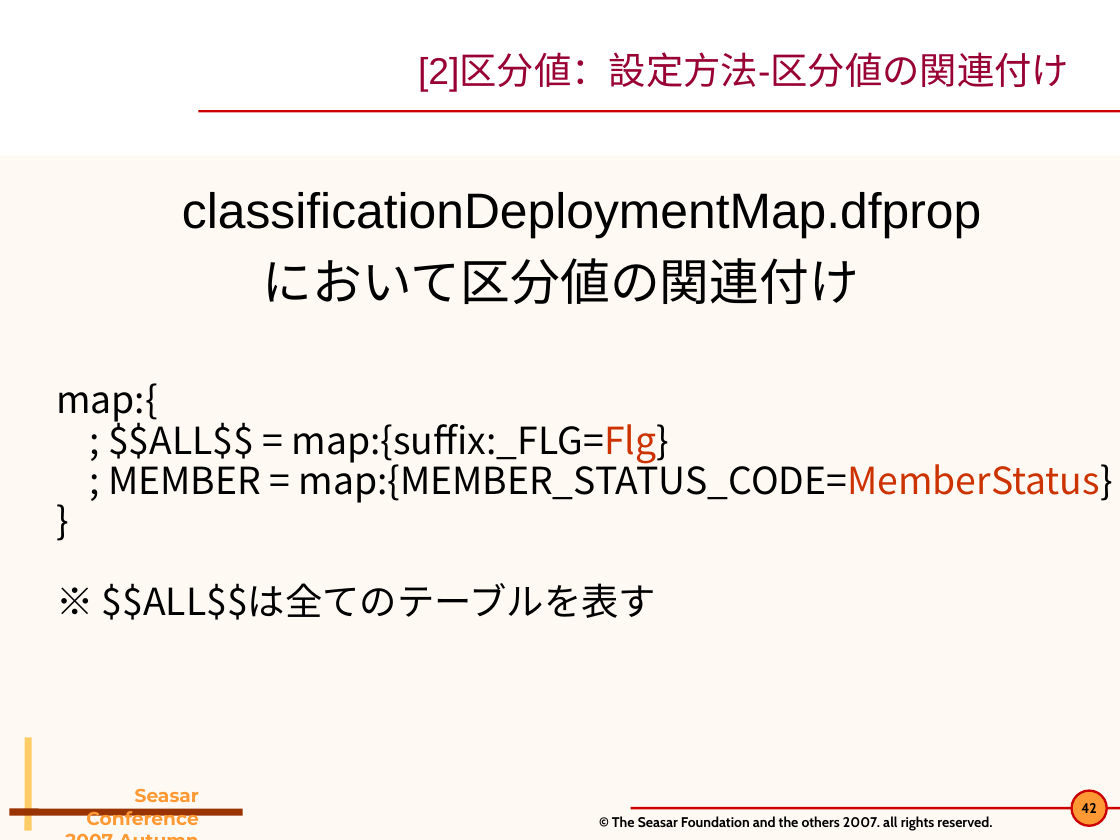
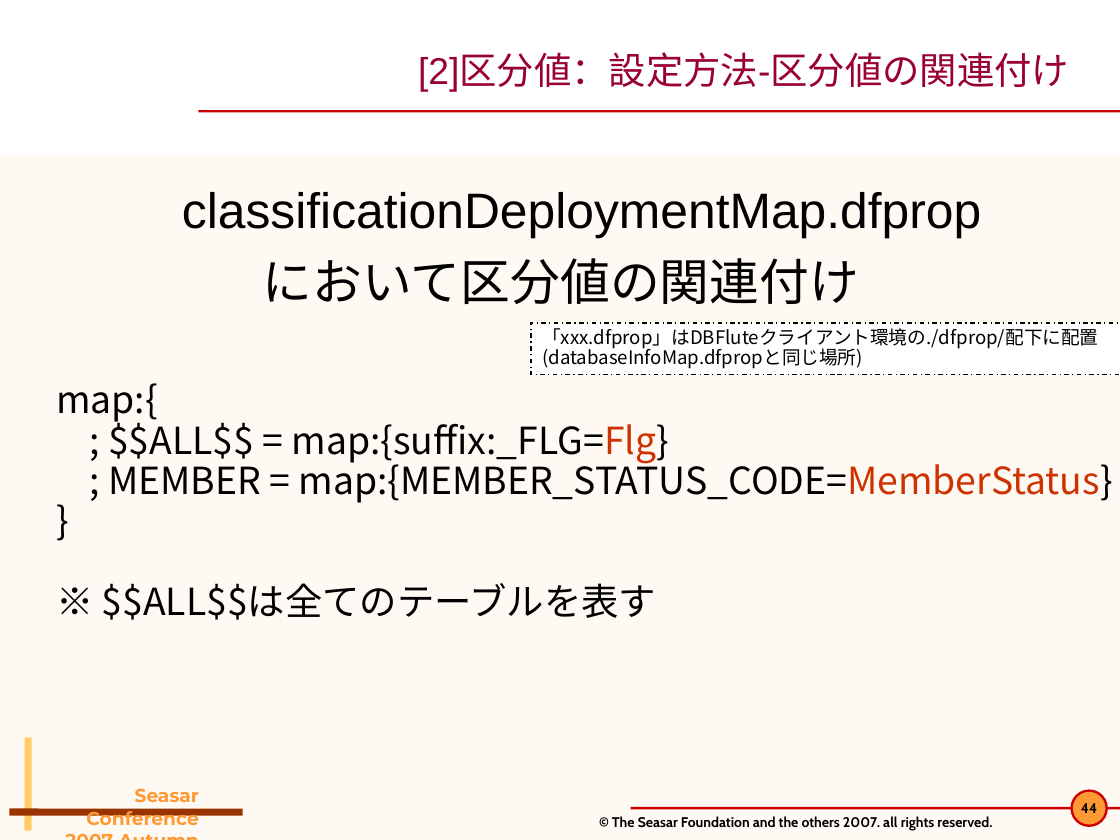
Before and after one commit to seasarorg/dbflute, a slide deck: slide 44 of dbflute/etc/doc/pres/sc2007a_2-DBFlute.ppt (slide 42 before the commit). Drawn at 1120x840 pixels with LibreOffice and Linux fonts; fonts in the diff are those of the drawing; background and template pictures are left out. Boxes give left, top, right and bottom in pixels: in the first picture for what was removed or moved away, otherwise in the second. Text is boxed around its words. In the diff, an @@ line names an element or a change of style, - is before the commit and + after.

```diff
--- a/dbflute/etc/doc/pres/sc2007a_2-DBFlute.ppt
+++ b/dbflute/etc/doc/pres/sc2007a_2-DBFlute.ppt
@@ rectangle added at [531, 323, 1120, 374], fill #FFFFFF, outline #000000 0.74 pt dashed, 12 pt, text #000000 @@
+「xxx.dfprop」はDBFluteクライアント環境の./dfprop/配下に配置
+(databaseInfoMap.dfpropと同じ場所)
@@ page number at [1081, 803, 1097, 813]: text changed @@
-42
+44
```
Also in this commit, not shown: 14 other slides changed, 2 slides added, 6 other files.
